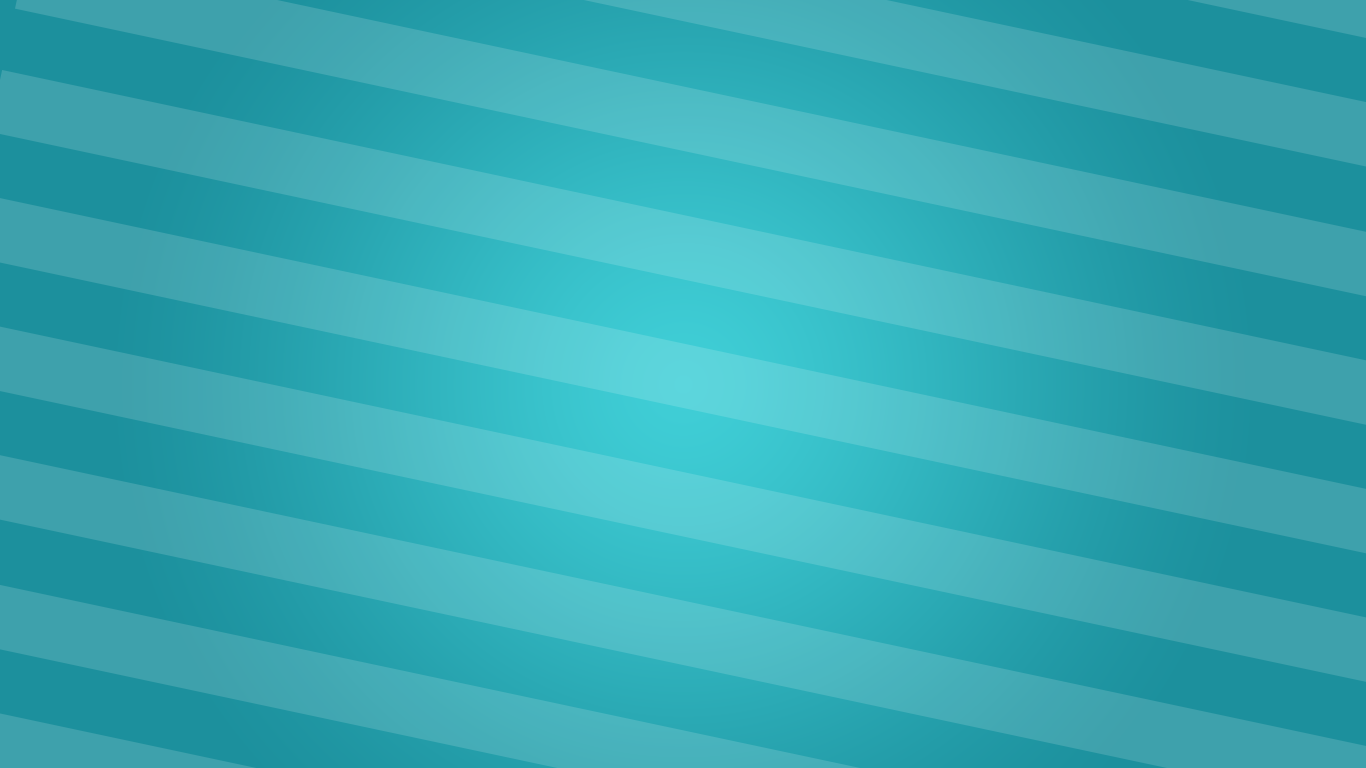
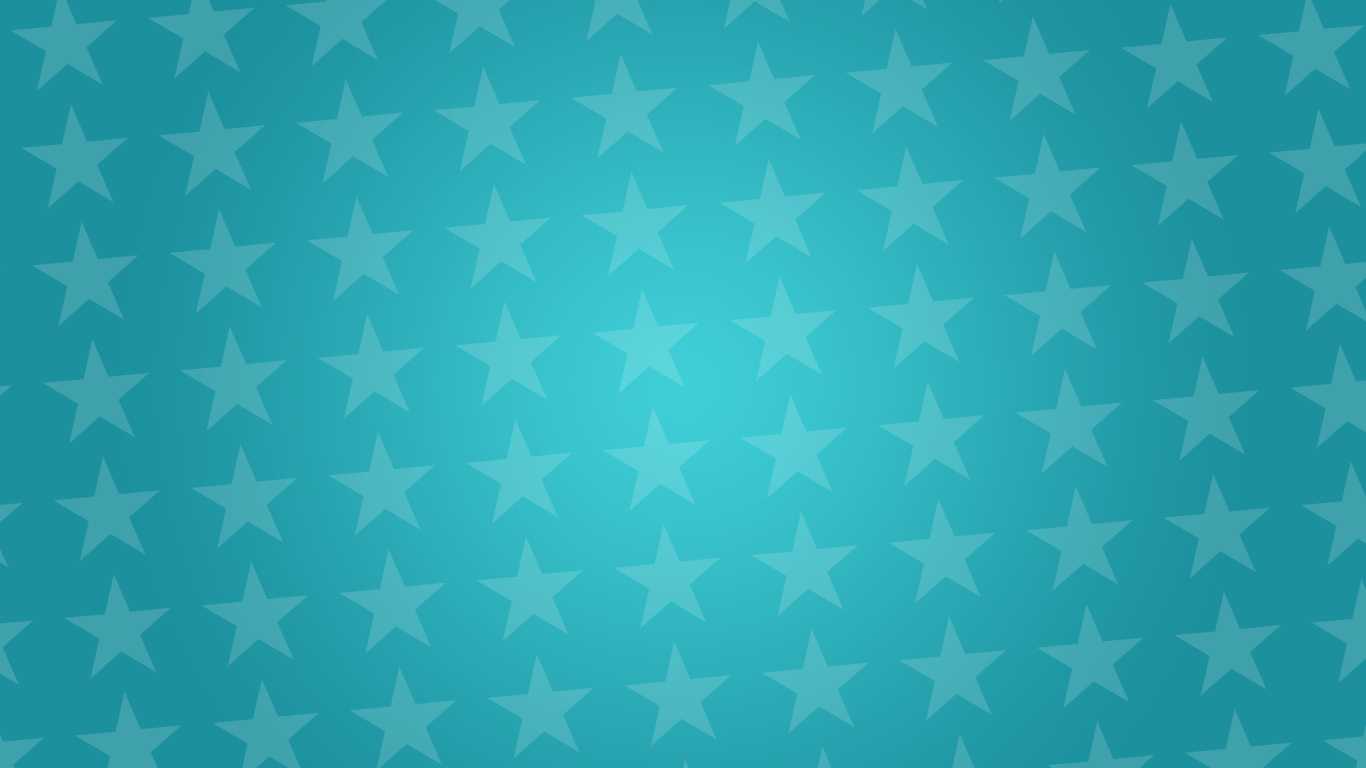
Layered file, before and after one edit (1366px x 768px). Changes by layer:
added group "ESTRELLAS" with 114 layers in group "FIGURAS" over left=0, top=0, right=1366, bottom=768
added group "G 1" with 56 layers in group "ESTRELLAS" over left=0, top=0, right=1366, bottom=768
added group "LINEA copia 7" with 13 layers in group "G 1" over left=683, top=709, right=1366, bottom=768
added group "LINEA copia 5" with 13 layers in group "G 1" over left=0, top=461, right=1366, bottom=685
added layer "Polígono 1 copia 5" (5th of 32, in "FIGURAS" › "ESTRELLAS" › "G 1" › "LINEA copia 5") in group "LINEA copia 5" over left=1026, top=486, right=1133, bottom=591
added layer "Polígono 1 copia 5" (7th of 32, in "FIGURAS" › "ESTRELLAS" › "G 1" › "LINEA copia 5") in group "LINEA copia 5" over left=751, top=511, right=858, bottom=616
added layer "Polígono 1 copia 5" (8th of 32, in "FIGURAS" › "ESTRELLAS" › "G 1" › "LINEA copia 5") in group "LINEA copia 5" over left=614, top=524, right=721, bottom=629
added group "LINEA copia 3" with 13 layers in group "G 1" over left=0, top=226, right=1366, bottom=444
added group "LINEA copia" with 13 layers in group "G 1" over left=21, top=0, right=1365, bottom=209
added group "G 2" with 56 layers in group "ESTRELLAS" over left=0, top=0, right=1366, bottom=768
added group "LINEA copia 6" with 13 layers in group "G 2" over left=0, top=579, right=1366, bottom=768
added group "LINEA copia 4" with 13 layers in group "G 2" over left=0, top=344, right=1366, bottom=567
added group "LINEA copia 2" with 13 layers in group "G 2" over left=0, top=109, right=1366, bottom=326
added group "LINEA" with 13 layers in group "G 2" over left=10, top=0, right=1003, bottom=91
hid group "LINEAS DIAGONAL DER" (10 layers) over left=0, top=0, right=1366, bottom=768
painted on "Rectángulo 1 copia 4" (1st of 3, in "FIGURAS" › "LINEAS DIAGONAL DER") over left=46, top=15, right=1361, bottom=295
…and 74 more changes (74 added)
